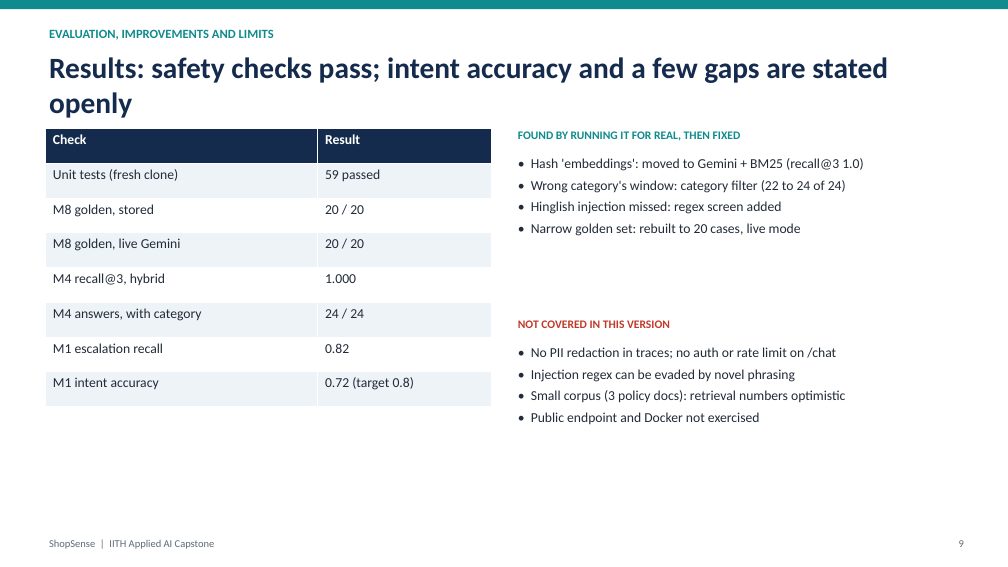
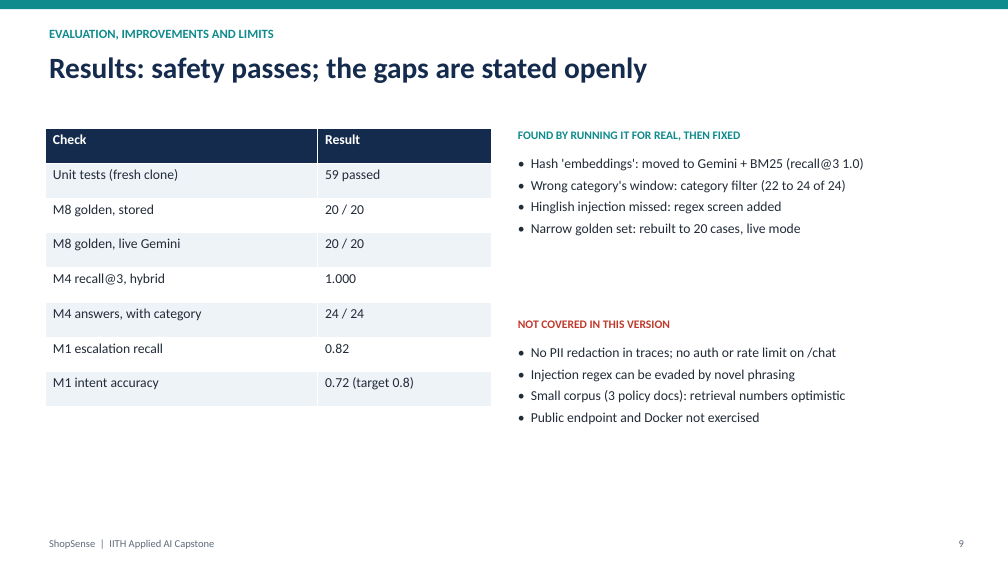
Before and after one commit to abhraj786/iith-ai-capstone-shopsense, a slide deck: slide 9 of docs/deck/iith-ai-capstone-shopsense.pptx. Drawn at 1008x567 pixels with LibreOffice and Linux fonts; fonts in the diff are those of the drawing. Boxes give left, top, right and bottom in pixels: in the first picture for what was removed or moved away, otherwise in the second. Text is boxed around its words. In the diff, an @@ line names an element or a change of style, - is before the commit and + after.

```diff
--- a/docs/deck/iith-ai-capstone-shopsense.pptx
+++ b/docs/deck/iith-ai-capstone-shopsense.pptx
@@ text at (49,57,647,83): text changed @@
-Results: safety checks pass; intent accuracy and a few gaps are stated openly
+Results: safety passes; the gaps are stated openly
```
Also in this commit, not shown: 5 other slides changed, 1 other file.
